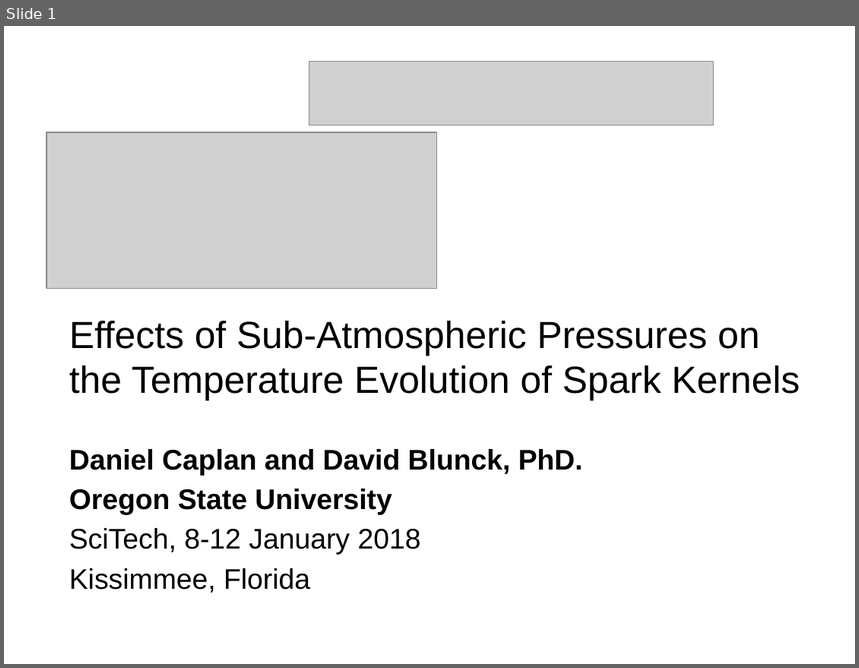
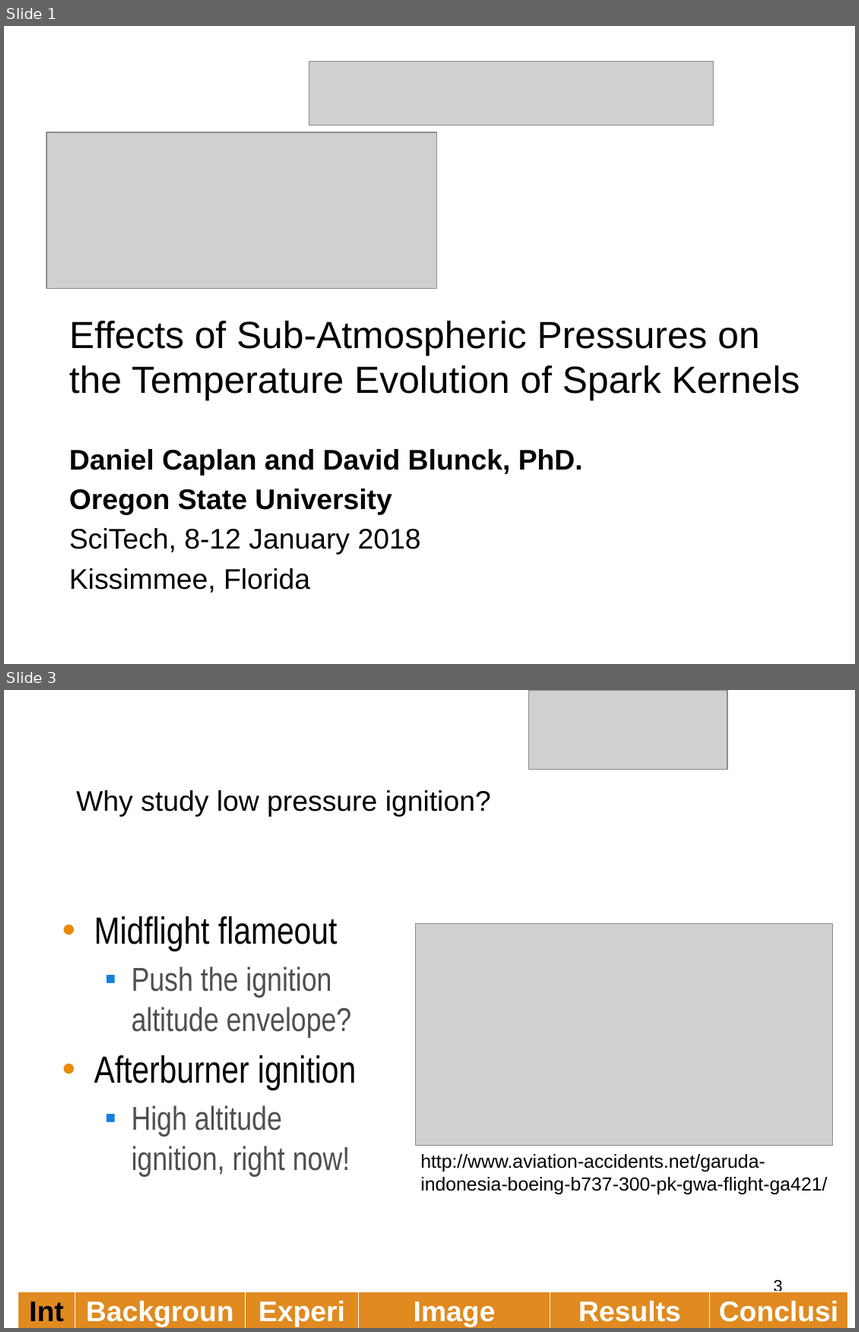
Before and after one commit to caplanda/Spark-Kernels-SciTech-Presentation, a slide deck: Spark Kernels v1.pptx. Shown one above the other, each under a label of ours: slide 1 before the commit, slides 1 and 3 after it; the slides between them are not shown. The pictures are 859x668 and 859x1332 pixels, drawn with LibreOffice and Linux fonts; fonts in the diff are those of the drawing; grey boxes stand for pictures; background and template pictures are left out. Boxes give left, top, right and bottom in pixels: in the first picture for what was removed or moved away, otherwise in the second. Text is boxed around its words. In the diff, an @@ line names an element or a change of style, - is before the commit and + after.

```diff
--- a/Spark Kernels v1.pptx
+++ b/Spark Kernels v1.pptx
@@ slide 3 added at bbox=[4, 690, 855, 1328], background picture (left out) @@
@@ picture added at bbox=[529, 690, 728, 769] @@
@@ title added at bbox=[76, 790, 491, 817], 24 pt, text #000000 @@
+Why study low pressure ignition?
@@ text added at bbox=[94, 916, 356, 1176], 28 pt, text #4F4F4F @@
+• Midflight flameout
+  ▪ Push the ignition altitude envelope?
+• Afterburner ignition
+  ▪ High altitude ignition, right now!
@@ picture added at bbox=[416, 924, 833, 1145] @@
@@ text added at bbox=[420, 1154, 827, 1195], 16 pt, text #000000 @@
+http://www.aviation-accidents.net/garuda-indonesia-boeing-b737-300-pk-gwa-flight-ga421/
@@ page number added at bbox=[774, 1281, 783, 1296], 14 pt, text #000000 @@
+3
@@ table added at bbox=[18, 1292, 848, 1328], 1 rows, 6 columns @@
+Intro | Background | Experiment | Image Processing | Results | Conclusions
```
Also in this commit, not shown: 5 slides changed, 15 other slides added, 2 other files.
